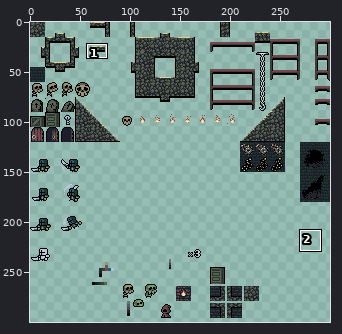
Two versions of one sprite sheet, Assets/Spritesheet/Untitled_6.png. The first picture is a wide view before the edit; the outline marks the close-up.
Close-up. Before:
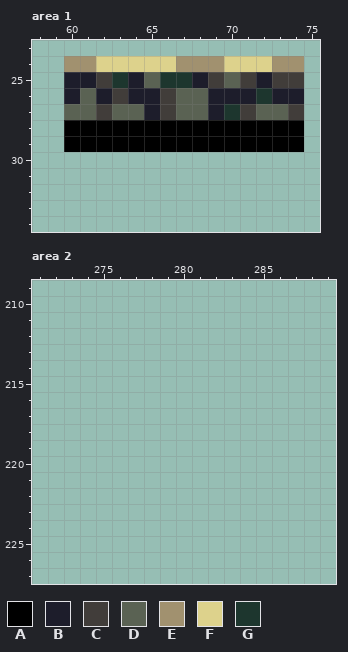
The file is 300x300 pixels. Colours within 5 levels of each other are drawn and written as one. Shown: area 1: x 58..75, y 23..34; area 2: x 271..289, y 209..227. The commit also changed other parts of the picture, which this record leaves out.
Palette (. is transparent): A #000000  B #1d1d2b  C #413d3a  D #5a6253  E #a1916f  F #ddd28c  G #1d362e
The same view after the edit:
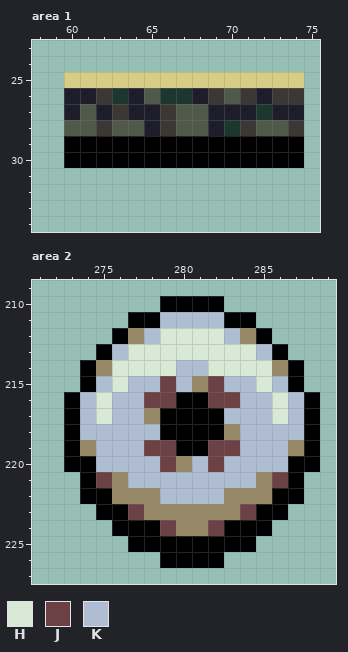
Colours new in this view: H #d8ead6  J #6b4145  K #afbdd2
What changed:
@@ palette @@
-C #413d3a
+C #3a3735
-D #5a6253
+D #51594b
-E #a1916f
+E #978867
-F #ddd28c
+F #d7cd85
--- area 1
@@ x 58..75 @@
 23 ..................
-24 ..EEFFFFFEEEFFFEE.
-25 ..BBCGBDGGBCDCBCC.
-26 ..BDBCBBCDDBBBGBB.
-27 ..DDCDDBCDDBGCDDC.
-28 ..AAAAAAAAAAAAAAA.
+24 ..................
+25 ..FFFFFFFFFFFFFFF.
+26 ..BBCGBDGGBCDCBCC.
+27 ..BDBCBBCDDBBBGBB.
+28 ..DDCDDBCDDBGCDDC.
 29 ..AAAAAAAAAAAAAAA.
-30 ..................
+30 ..AAAAAAAAAAAAAAA.
 31 ..................
--- area 2
@@ x 271..289 @@
 209 ...................
-210 ...................
-211 ...................
-212 ...................
-213 ...................
-214 ...................
-215 ...................
-216 ...................
-217 ...................
-218 ...................
-219 ...................
-220 ...................
-221 ...................
-222 ...................
-223 ...................
-224 ...................
-225 ...................
-226 ...................
+210 ........AAAA.......
+211 ......AAKKKKAA.....
+212 .....AEKHHHHKEA....
+213 ....AKHHHHHHHHKA...
+214 ...AEHHHHKKHHHHEA..
+215 ...AKHKKJKEJKKHKA..
+216 ..AKHKKJJAAJJKKHKA.
+217 ..AKHKKEAAAAKKKHKA.
+218 ..AKKKKKAAAAEKKKKA.
+219 ..AEKKKJJAAJJKKKEA.
+220 ..AAKKKKJEKJKKKKAA.
+221 ...AJEKKKKKKKKEJA..
+222 ...AAEEEKKKKEEEAA..
+223 ....AAJEEEEEEJAA...
+224 .....AAAJEEJAAA....
+225 ......AAAAAAAA.....
+226 ........AAAA.......
 227 ...................
Pixel boxes of the changes (left, top, right, bottom) in both close-ups:
changed: (64, 56, 304, 168)
added: (64, 296, 320, 568)
